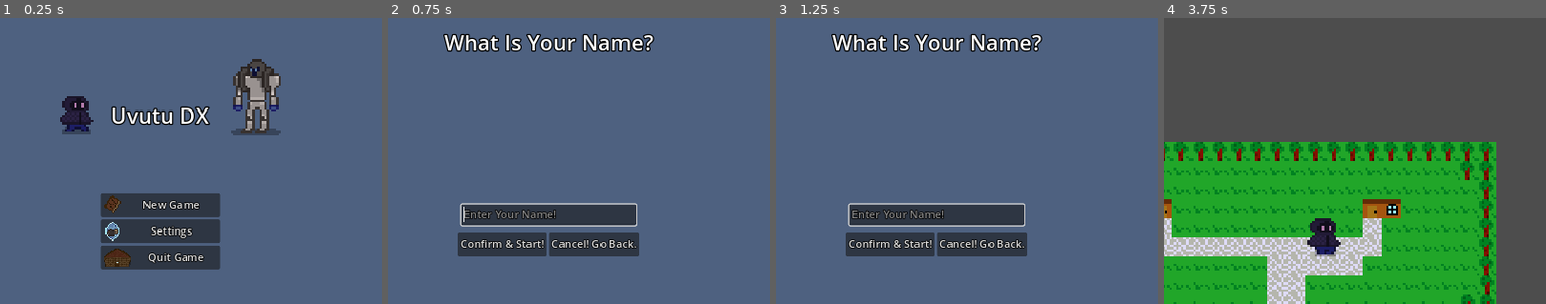
Above: before the commit, frames 1-4 (left to right).
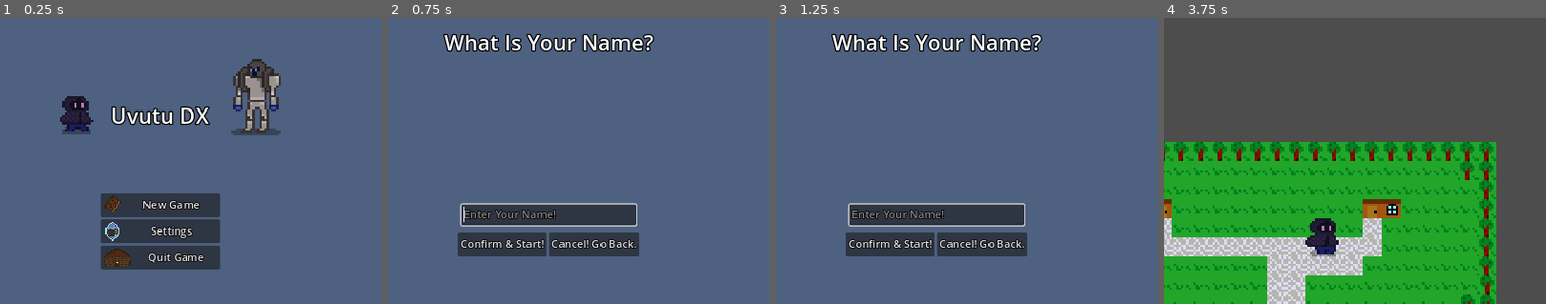
Above: after the commit, the same moments.

Repository: 123outerme/Shards-of-Grandeur
Game: Godot game, scene res://GameScenes/MainMenu.tscn
Two runs of this game, one before a commit and one after it. Both use one fixed random seed, a clock stepped at 60 frames per second and the inputs below.
Inputs (mouse positions are % of the whole screen's width and height, from its top left):
- Up to frame 1 (0.25 s): no input
- Up to frame 2 (0.75 s): click "New Game" at 0.5 s
- Up to frame 3 (1.25 s): no input
- Up to frame 4 (3.75 s): click (50, 46) at 1.27 s; type "Alex" at 1.35 s; click "New Game" at 2 s; click "Confirm & Start!" at 2.75 s; tap Enter at 3.5 s; hold D (move_right) from 3.53 s (still down); hold F (game_decline) from 3.53 s (still down)
The pictures show only the part of the screen within x 29-79%, y 12-62%; the shares and areas given below are measured in that part.

The runs differ from the first frame. In frame 1, less than 0.1% of the frame differs, in the area x 63-64%, y 17-18%; in frame 2, nothing differs; in frame 3, nothing differs; in frame 4, less than 0.1%, in the area x 37-47%, y 76-84%.

Commit message:
Started work on animating NPCs; improve player walk

Diff:
--- a/Graphics/animations/Player.tres
+++ b/Graphics/animations/Player.tres
@@ -1,59 +1,67 @@
-[gd_resource type="SpriteFrames" load_steps=16 format=3 uid="uid://gcii401b383q"]
+[gd_resource type="SpriteFrames" load_steps=18 format=3 uid="uid://gcii401b383q"]
 
-[ext_resource type="Texture2D" uid="uid://bn6rj3ceyxpqi" path="res://Graphics/characters/player/player_attack.png" id="1_q6j54"]
-[ext_resource type="Texture2D" uid="uid://bib16nhg78kim" path="res://Graphics/characters/player/player_walk.png" id="2_4jhtx"]
+[ext_resource type="Texture2D" uid="uid://bn6rj3ceyxpqi" path="res://Graphics/characters/player/player_attack.png" id="1_e3ibx"]
+[ext_resource type="Texture2D" uid="uid://bib16nhg78kim" path="res://Graphics/characters/player/player_walk.png" id="2_wcveu"]
 
 [sub_resource type="AtlasTexture" id="AtlasTexture_6waf7"]
-atlas = ExtResource("1_q6j54")
+atlas = ExtResource("1_e3ibx")
 region = Rect2(0, 0, 16, 16)
 
 [sub_resource type="AtlasTexture" id="AtlasTexture_sn0wq"]
-atlas = ExtResource("1_q6j54")
+atlas = ExtResource("1_e3ibx")
 region = Rect2(16, 0, 16, 16)
 
 [sub_resource type="AtlasTexture" id="AtlasTexture_115ku"]
-atlas = ExtResource("1_q6j54")
+atlas = ExtResource("1_e3ibx")
 region = Rect2(32, 0, 16, 16)
 
 [sub_resource type="AtlasTexture" id="AtlasTexture_2klbv"]
-atlas = ExtResource("1_q6j54")
+atlas = ExtResource("1_e3ibx")
 region = Rect2(48, 0, 16, 16)
 
 [sub_resource type="AtlasTexture" id="AtlasTexture_nv7o2"]
-atlas = ExtResource("1_q6j54")
+atlas = ExtResource("1_e3ibx")
 region = Rect2(64, 0, 16, 16)
 
 [sub_resource type="AtlasTexture" id="AtlasTexture_basgg"]
-atlas = ExtResource("1_q6j54")
+atlas = ExtResource("1_e3ibx")
 region = Rect2(80, 0, 16, 16)
 
 [sub_resource type="AtlasTexture" id="AtlasTexture_p10kv"]
-atlas = ExtResource("2_4jhtx")
+atlas = ExtResource("2_wcveu")
 region = Rect2(0, 0, 16, 16)
 
-[sub_resource type="AtlasTexture" id="AtlasTexture_tawhr"]
-atlas = ExtResource("2_4jhtx")
+[sub_resource type="AtlasTexture" id="AtlasTexture_e1owi"]
+atlas = ExtResource("2_wcveu")
 region = Rect2(0, 0, 16, 16)
 
-[sub_resource type="AtlasTexture" id="AtlasTexture_uyibp"]
-atlas = ExtResource("2_4jhtx")
+[sub_resource type="AtlasTexture" id="AtlasTexture_utfgl"]
+atlas = ExtResource("2_wcveu")
 region = Rect2(16, 0, 16, 16)
 
-[sub_resource type="AtlasTexture" id="AtlasTexture_xj5x8"]
-atlas = ExtResource("2_4jhtx")
+[sub_resource type="AtlasTexture" id="AtlasTexture_64vc4"]
+atlas = ExtResource("2_wcveu")
 region = Rect2(32, 0, 16, 16)
 
-[sub_resource type="AtlasTexture" id="AtlasTexture_ufnh6"]
-atlas = ExtResource("2_4jhtx")
+[sub_resource type="AtlasTexture" id="AtlasTexture_5gwjm"]
+atlas = ExtResource("2_wcveu")
 region = Rect2(48, 0, 16, 16)
 
-[sub_resource type="AtlasTexture" id="AtlasTexture_hnt3j"]
-atlas = ExtResource("2_4jhtx")
+[sub_resource type="AtlasTexture" id="AtlasTexture_lhk4o"]
+atlas = ExtResource("2_wcveu")
 region = Rect2(64, 0, 16, 16)
 
-[sub_resource type="AtlasTexture" id="AtlasTexture_n5dxq"]
-atlas = ExtResource("2_4jhtx")
+[sub_resource type="AtlasTexture" id="AtlasTexture_h24tw"]
+atlas = ExtResource("2_wcveu")
 region = Rect2(80, 0, 16, 16)
+
+[sub_resource type="AtlasTexture" id="AtlasTexture_7x6d3"]
+atlas = ExtResource("2_wcveu")
+region = Rect2(96, 0, 16, 16)
+
+[sub_resource type="AtlasTexture" id="AtlasTexture_xn7gb"]
+atlas = ExtResource("2_wcveu")
+region = Rect2(112, 0, 16, 16)
 
 [resource]
 animations = [{
@@ -90,22 +98,28 @@
 }, {
 "frames": [{
 "duration": 1.0,
-"texture": SubResource("AtlasTexture_tawhr")
+"texture": SubResource("AtlasTexture_e1owi")
 }, {
 "duration": 1.0,
-"texture": SubResource("AtlasTexture_uyibp")
+"texture": SubResource("AtlasTexture_utfgl")
 }, {
 "duration": 1.0,
-"texture": SubResource("AtlasTexture_xj5x8")
+"texture": SubResource("AtlasTexture_64vc4")
 }, {
 "duration": 1.0,
-"texture": SubResource("AtlasTexture_ufnh6")
+"texture": SubResource("AtlasTexture_5gwjm")
 }, {
 "duration": 1.0,
-"texture": SubResource("AtlasTexture_hnt3j")
+"texture": SubResource("AtlasTexture_lhk4o")
 }, {
 "duration": 1.0,
-"texture": SubResource("AtlasTexture_n5dxq")
+"texture": SubResource("AtlasTexture_h24tw")
+}, {
+"duration": 1.0,
+"texture": SubResource("AtlasTexture_7x6d3")
+}, {
+"duration": 1.0,
+"texture": SubResource("AtlasTexture_xn7gb")
 }],
 "loop": true,
 "name": &"walk",
--- a/Prefabs/Entities/NPC.tscn
+++ b/Prefabs/Entities/NPC.tscn
@@ -1,12 +1,9 @@
-[gd_scene load_steps=8 format=3 uid="uid://bsalesakrx8yy"]
+[gd_scene load_steps=7 format=3 uid="uid://bsalesakrx8yy"]
 
 [ext_resource type="Script" path="res://Scripts/NPCs/NPCscript.gd" id="1_1dp2i"]
-[ext_resource type="Texture2D" uid="uid://p871kcr0eyx6" path="res://Graphics/SOUVUTU0.png" id="1_egh5a"]
 [ext_resource type="Script" path="res://Scripts/NPCs/NPCMovement.gd" id="2_fvlbl"]
 
-[sub_resource type="AtlasTexture" id="AtlasTexture_fbwlw"]
-atlas = ExtResource("1_egh5a")
-region = Rect2(104, 8, 8, 8)
+[sub_resource type="SpriteFrames" id="SpriteFrames_518hb"]
 
 [sub_resource type="RectangleShape2D" id="RectangleShape2D_jblse"]
 size = Vector2(8, 8)
@@ -22,8 +19,8 @@
 motion_mode = 1
 script = ExtResource("1_1dp2i")
 
-[node name="NPCSprite" type="Sprite2D" parent="."]
-texture = SubResource("AtlasTexture_fbwlw")
+[node name="NPCSprite" type="AnimatedSprite2D" parent="."]
+sprite_frames = SubResource("SpriteFrames_518hb")
 
 [node name="ColliderShape" type="CollisionShape2D" parent="."]
 shape = SubResource("RectangleShape2D_jblse")
@@ -54,6 +51,7 @@
 [node name="MoveTriggerShape" type="CollisionShape2D" parent="MoveTrigger"]
 shape = SubResource("RectangleShape2D_wk2vr")
 
+[connection signal="animation_finished" from="NPCSprite" to="." method="_on_npc_sprite_animation_finished"]
 [connection signal="navigation_finished" from="NavAgent" to="NavAgent" method="_on_navigation_finished"]
 [connection signal="target_reached" from="NavAgent" to="NavAgent" method="_on_target_reached"]
 [connection signal="area_entered" from="TalkArea" to="." method="_on_talk_area_area_entered"]
--- a/Prefabs/Entities/Player.tscn
+++ b/Prefabs/Entities/Player.tscn
@@ -1,7 +1,6 @@
-[gd_scene load_steps=10 format=3 uid="uid://bg5qq63652kwu"]
+[gd_scene load_steps=9 format=3 uid="uid://bg5qq63652kwu"]
 
 [ext_resource type="Script" path="res://Scripts/Player/PlayerController.gd" id="1_m8p6c"]
-[ext_resource type="Texture2D" uid="uid://cocecamiaesyj" path="res://Graphics/characters/player/player.png" id="2_8srq3"]
 [ext_resource type="SpriteFrames" uid="uid://gcii401b383q" path="res://Graphics/animations/Player.tres" id="3_hnc4w"]
 [ext_resource type="PackedScene" uid="uid://dx00oa0dadpvj" path="res://Prefabs/UI/TextBox.tscn" id="3_ljo0p"]
 [ext_resource type="PackedScene" uid="uid://qv1m7rspcxl3" path="res://Prefabs/UI/Quests/QuestsPanel.tscn" id="5_q3a5u"]
@@ -21,10 +20,6 @@
 
 [node name="ColliderShape" type="CollisionShape2D" parent="."]
 shape = SubResource("RectangleShape2D_dwn8i")
-
-[node name="PlayerSprite" type="Sprite2D" parent="."]
-visible = false
-texture = ExtResource("2_8srq3")
 
 [node name="AnimatedPlayerSprite" type="AnimatedSprite2D" parent="."]
 sprite_frames = ExtResource("3_hnc4w")
--- a/Scripts/NPCs/NPCMovement.gd
+++ b/Scripts/NPCs/NPCMovement.gd
@@ -1,7 +1,7 @@
 extends NavigationAgent2D
 class_name NPCMovement
 
-@onready var NPC: CharacterBody2D = get_parent()
+@onready var NPC: NPCScript = get_parent()
 
 @export var targetPoints: Array[Vector2] = []
 @export var selectedTarget: int = 0
@@ -21,6 +21,10 @@
 		if vel.length() > maxSpeed * delta:
 			vel = vel.normalized() * maxSpeed * delta
 		NPC.position += vel
+		if vel.length() > 0:
+			NPC.npcSprite.play('walk')
+		else:
+			NPC.npcSprite.play('stand')
 
 func update_target_pos():
 	if disableMovement:
--- a/Scripts/NPCs/NPCscript.gd
+++ b/Scripts/NPCs/NPCscript.gd
@@ -20,6 +20,7 @@
 @export var hasShop: bool = false
 @export var inventory: Inventory
 
+@onready var npcSprite: AnimatedSprite2D = get_node("NPCSprite")
 @onready var NavAgent: NPCMovement = get_node("NavAgent")
 
 var player: PlayerController = null
@@ -85,6 +86,7 @@
 	return data.dialogueItems[data.dialogueIndex]
 
 func advance_dialogue():
+	npcSprite.play('talk')
 	if len(data.dialogueItems) == 0: # if empty, try computing the dialogue
 		reset_dialogue()
 
@@ -138,3 +140,6 @@
 	NavAgent.disableMovement = data.previousDisableMove # unpause if previously was unpaused
 	if not NavAgent.disableMovement:
 		NavAgent.update_target_pos()
+
+func _on_npc_sprite_animation_finished():
+	npcSprite.play('stand')
Binary file removed: Graphics/characters/player/player.png
Not shown, removed: Graphics/characters/player/player.png.import
Binary file changed: Graphics/characters/player/player_walk.png
Binary file changed: Graphics/ui/knight.png
